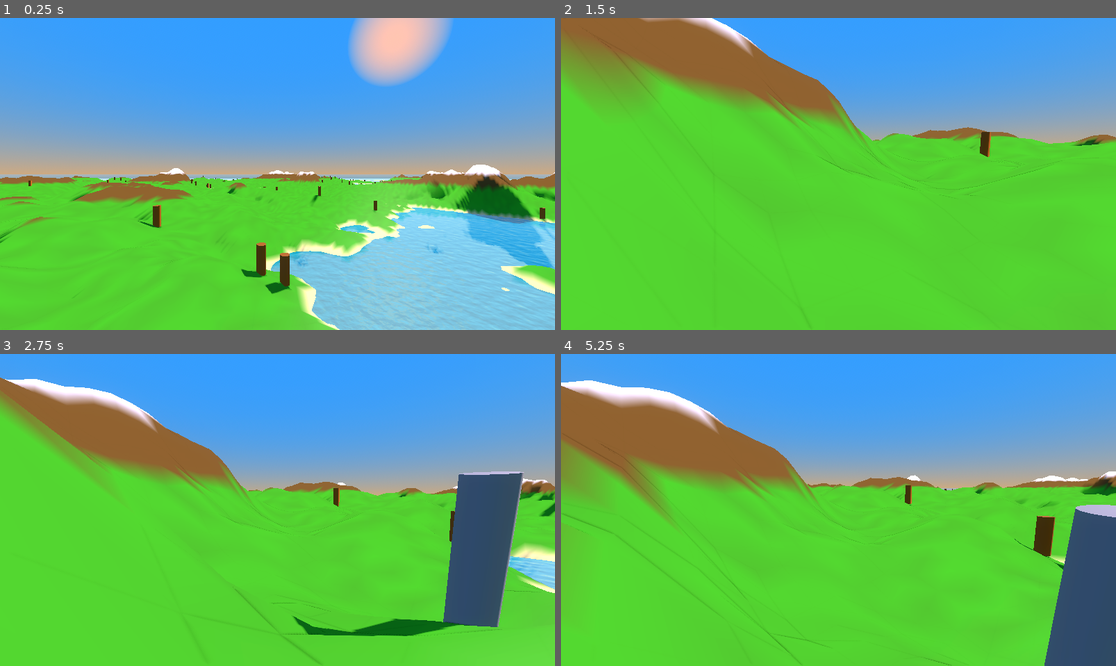
Above: before the commit, frames 1-4 (two rows, left to right).
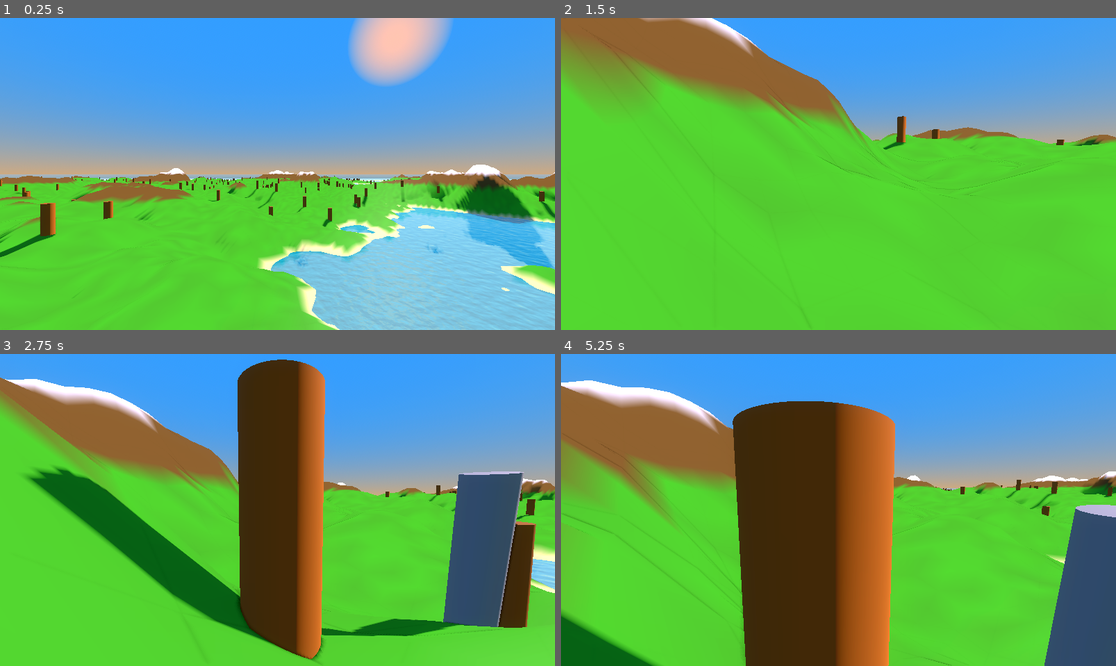
Above: after the commit, the same moments.

Repository: LeonardoLeporati7/Procedural-safari
Game: Godot game, scene res://node_2d.tscn
Same seed, same stepped clock (60 frames per second), same inputs: the game is played once before the commit and once after it.
Inputs (mouse positions are in pixels of both pictures, inside the frame that each line leads up to):
- Up to frame 1 (0.25 s): no input
- Up to frame 2 (1.5 s): tap Enter (ui_accept) at 0.5, 0.77 s; move the mouse to (960, 158) at 0.52 s; hold Right (ui_right) 0.53-1.28 s; hold A (a) 0.53-1.28 s; click (960, 158) at 0.67 s; tap D (d) at 0.8, 1.35 s; move the mouse to (810, 174) at 1.27 s; hold Up (ui_up) from 1.28 s (still down)
- Up to frame 3 (2.75 s): keep holding Up (ui_up); tap Enter (ui_accept) at 1.52, 2 s; tap S (s) at 1.55 s; move the mouse to (288, 503) at 2.02 s; hold S (s) from 2.03 s (still down); tap W (w) at 2.3 s
- Up to frame 4 (5.25 s): keep holding Up (ui_up); move the mouse to (832, 516) at 2.77 s; release S (s) at 2.78 s; tap W (w) at 2.85 s; click (832, 516) at 2.92 s; tap Enter (ui_accept) at 3.02, 3.77, 4.52 s; tap A (a) at 3.05 s; move the mouse to (877, 513) at 3.52 s; hold A (a) 3.53-4.28 s; tap D (d) at 3.8 s; move the mouse to (794, 506) at 4.27 s; tap Ctrl (ctrl) at 4.35 s; tap S (s) at 4.55 s; move the mouse to (844, 510) at 5.02 s; hold D (d) from 5.03 s (still down); click (844, 510) at 5.17 s

The runs differ from the first frame. In frame 1, 2.1% of the frame differs, in the area x 0-100%, y 50-89%; in frame 2, 0.4%; in frame 3, 21%; in frame 4, 25%, in the area x 0-100%, y 15-100%.

Commit message:
Add tree assets and improve scatter placement
Import two new tree FBX assets and their import configs, add a dedicated Scatter scene, and update terrain to instance it. Enhance scatter.gd: increase default tree_count, add min_dist enforcement with randomized candidate ordering to avoid overcrowding, and adjust MultiMesh instance setup to use the filtered placements. Minor fix in mesh_instance_3d.gd to ensure apply_scatter is called when present.

Diff:
--- a/pistolo/Scripts/scatter.gd
+++ b/pistolo/Scripts/scatter.gd
@@ -1,9 +1,10 @@
 extends Node3D
 
-@export var tree_count  : int   = 500
+@export var tree_count  : int   = 2000
 @export var hp_min      : float = 0.10
 @export var hp_max      : float = 0.55
 @export var dist_max    : float = 0.78   # non oltre questo raggio (0=centro, 1=bordo)
+@export var min_dist    : float = 2.0    # distanza minima tra alberi — più alto = meno fitti
 
 
 func apply_scatter(vertices: PackedVector3Array, terrain_size: float, terrain_height: float) -> void:
@@ -11,7 +12,7 @@
 	var candidates : PackedVector3Array = []
 	for v in vertices:
 		var dist := Vector2(v.x, v.z).length() / (terrain_size * 0.5)
-		var hp  = clamp((v.y + 1.0) / (terrain_height + 1.0), 0.0, 1.0)
+		var hp   = clamp((v.y + 1.0) / (terrain_height + 1.0), 0.0, 1.0)
 		if hp >= hp_min and hp <= hp_max and dist <= dist_max:
 			candidates.append(v)
 
@@ -25,22 +26,34 @@
 	mat.albedo_color = Color(0.648, 0.394, 0.143, 1.0)
 	geo.surface_set_material(0, mat)
 
+	# Piazza alberi rispettando la distanza minima
+	var tempArr := Array(candidates)
+	tempArr.shuffle()
+	candidates = PackedVector3Array(tempArr)
+
+	var placed    : PackedVector3Array = []
+	var min_dist2 := min_dist * min_dist
+
+	for v in candidates:
+		if placed.size() >= tree_count:
+			break
+		var too_close := false
+		for p in placed:
+			if Vector2(v.x, v.z).distance_squared_to(Vector2(p.x, p.z)) < min_dist2:
+				too_close = true
+				break
+		if not too_close:
+			placed.append(v)
+
 	# MultiMesh
-	var count := mini(tree_count, candidates.size())
-	var mm    := MultiMesh.new()
+	var mm := MultiMesh.new()
 	mm.mesh             = geo
 	mm.transform_format = MultiMesh.TRANSFORM_3D
-	mm.instance_count   = count
+	mm.instance_count   = placed.size()
 
-	var rng := RandomNumberGenerator.new()
-	rng.randomize()
-
-	for i in count:
-		# Seleziona un vertice casuale da candidates: rng.randi() genera un numero casuale,
-		# % candidates.size() lo limita all'intervallo valido, quindi accede all'elemento
-		var v := candidates[rng.randi() % candidates.size()]
+	for i in placed.size():
 		var t := Transform3D()
-		t.origin = v + Vector3(0, 1.5, 0)   # centro del cilindro sopra il terreno
+		t.origin = placed[i] + Vector3(0, 1.5, 0)
 		mm.set_instance_transform(i, t)
 
 	var mmi := MultiMeshInstance3D.new()
--- a/pistolo/mesh_instance_3d.gd
+++ b/pistolo/mesh_instance_3d.gd
@@ -100,6 +100,7 @@
 	# Il nodo "Scatter" deve essere fratello di questo MeshInstance3D nella scena.
 	var scatter = get_node_or_null("../Scatter")
 	if scatter and scatter.has_method("apply_scatter"):
+
 		scatter.apply_scatter(vertices, size, height)
 	else:
 		push_warning("Terrain: nodo 'Scatter' non trovato o manca il metodo apply_scatter().")
--- /dev/null
+++ b/pistolo/scatter.tscn
@@ -0,0 +1,8 @@
+[gd_scene format=3 uid="uid://dlv4ysksfmj7n"]
+
+[ext_resource type="Script" uid="uid://cmt7fcympfqlb" path="res://Scripts/scatter.gd" id="1_pbtgg"]
+
+[node name="Scatter" type="Node3D" unique_id=1702862541]
+script = ExtResource("1_pbtgg")
+
+[node name="MeshInstance3D" type="MeshInstance3D" parent="." unique_id=685464591]
--- a/pistolo/terrain.tscn
+++ b/pistolo/terrain.tscn
@@ -1,7 +1,7 @@
 [gd_scene format=3 uid="uid://dshlcsur5qf7f"]
 
 [ext_resource type="Script" uid="uid://cwh3sqmrq2gya" path="res://mesh_instance_3d.gd" id="1_206su"]
-[ext_resource type="Script" uid="uid://cmt7fcympfqlb" path="res://Scripts/scatter.gd" id="2_0u6kl"]
+[ext_resource type="PackedScene" uid="uid://dlv4ysksfmj7n" path="res://scatter.tscn" id="2_0u6kl"]
 
 [sub_resource type="StandardMaterial3D" id="StandardMaterial3D_0e48y"]
 transparency = 3
@@ -23,5 +23,4 @@
 
 [node name="CollisionShape3D" type="CollisionShape3D" parent="." unique_id=377846675]
 
-[node name="Scatter" type="Node3D" parent="." unique_id=1737239870]
-script = ExtResource("2_0u6kl")
+[node name="Scatter" parent="." unique_id=1702862541 instance=ExtResource("2_0u6kl")]
Binary file added: pistolo/assets/tree2.FBX
Not shown, added: pistolo/assets/tree2.FBX.import
Binary file added: pistolo/assets/tree3.fbx
Not shown, added: pistolo/assets/tree3.fbx.import
